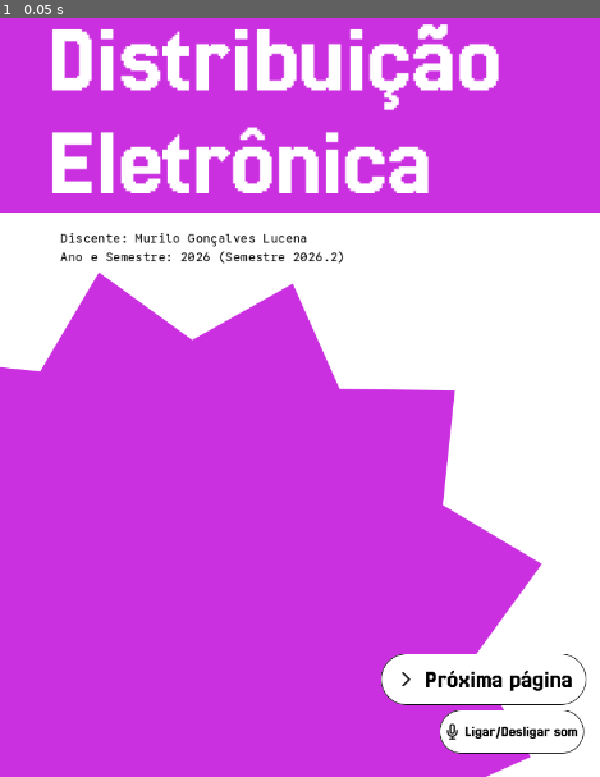
Above: before the commit, frame 1.
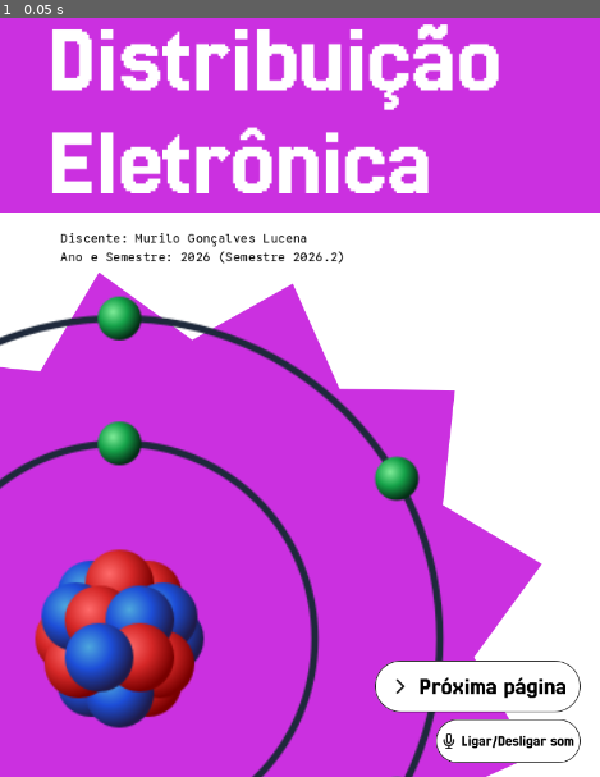
Above: after the commit, the same moment.

Repository: ilmoruuu/distribuicao-eletronica-CGSM
Game: Godot game, scene res://scenes/Capa.tscn
The game is run twice, just before and just after one commit, with the same random seed, the same clock (stepped at 60 frames per second) and the same inputs.
Inputs:
- Up to frame 1 (0.05 s): no input

The runs differ from the first frame. In frame 1, 10% of the frame differs, in the area x 0-98%, y 36-100%.

Commit message:
refactor: adição do control da capa

Diff:
--- /dev/null
+++ b/distribuicao-eletronica-cgsm/assets/components/oxigenio.svg
@@ -0,0 +1,83 @@
+<svg xmlns="http://www.w3.org/2000/svg" viewBox="0 0 500 500" width="500" height="500">
+  <defs>
+    <!-- Gradiente 3D para Prótons (Vermelho) -->
+    <radialGradient id="protonGrad" cx="35%" cy="35%" r="65%">
+      <stop offset="0%" stop-color="#ff6b6b" />
+      <stop offset="50%" stop-color="#d62828" />
+      <stop offset="100%" stop-color="#780000" />
+    </radialGradient>
+
+    <!-- Gradiente 3D para Nêutrons (Azul) -->
+    <radialGradient id="neutronGrad" cx="35%" cy="35%" r="65%">
+      <stop offset="0%" stop-color="#4ea8de" />
+      <stop offset="50%" stop-color="#1d4ed8" />
+      <stop offset="100%" stop-color="#1e1b4b" />
+    </radialGradient>
+
+    <!-- Gradiente 3D para Elétrons (Verde) -->
+    <radialGradient id="electronGrad" cx="35%" cy="35%" r="65%">
+      <stop offset="0%" stop-color="#80ed99" />
+      <stop offset="50%" stop-color="#16a34a" />
+      <stop offset="100%" stop-color="#052e16" />
+    </radialGradient>
+
+    <!-- Sombra suave para dar profundidade -->
+    <filter id="dropShadow" x="-20%" y="-20%" width="140%" height="140%">
+      <feDropShadow dx="1" dy="2" stdDeviation="2" flood-color="#000000" flood-opacity="0.35" />
+    </filter>
+  </defs>
+
+  <!-- Eletrosfera (Órbitas) -->
+  <g fill="none" stroke="#1e293b" stroke-width="4.5">
+    <!-- Camada K (Interna) -->
+    <circle cx="250" cy="250" r="125" />
+    <!-- Camada L (Externa) -->
+    <circle cx="250" cy="250" r="205" />
+  </g>
+
+  <!-- Núcleo (16 nucleons: 8 prótons vermelhos e 8 nêutrons azuis agrupados) -->
+  <g filter="url(#dropShadow)">
+    <!-- Camada posterior do núcleo -->
+    <circle cx="232" cy="222" r="22" fill="url(#neutronGrad)" />
+    <circle cx="268" cy="222" r="22" fill="url(#protonGrad)" />
+    <circle cx="282" cy="250" r="22" fill="url(#neutronGrad)" />
+    <circle cx="268" cy="278" r="22" fill="url(#protonGrad)" />
+    <circle cx="232" cy="278" r="22" fill="url(#neutronGrad)" />
+    <circle cx="218" cy="250" r="22" fill="url(#protonGrad)" />
+
+    <!-- Camada intermediária do núcleo -->
+    <circle cx="250" cy="215" r="22" fill="url(#protonGrad)" />
+    <circle cx="278" cy="236" r="22" fill="url(#neutronGrad)" />
+    <circle cx="276" cy="266" r="22" fill="url(#protonGrad)" />
+    <circle cx="250" cy="285" r="22" fill="url(#neutronGrad)" />
+    <circle cx="224" cy="266" r="22" fill="url(#protonGrad)" />
+    <circle cx="222" cy="236" r="22" fill="url(#neutronGrad)" />
+
+    <!-- Camada frontal do núcleo -->
+    <circle cx="237" cy="238" r="22" fill="url(#protonGrad)" />
+    <circle cx="263" cy="238" r="22" fill="url(#neutronGrad)" />
+    <circle cx="263" cy="262" r="22" fill="url(#protonGrad)" />
+    <circle cx="237" cy="262" r="22" fill="url(#neutronGrad)" />
+  </g>
+
+  <!-- Elétrons (8 esferas verdes) -->
+  <g filter="url(#dropShadow)">
+    <!-- 2 Elétrons da camada interna (r = 125) -->
+    <circle cx="250" cy="125" r="14" fill="url(#electronGrad)" />
+    <circle cx="250" cy="375" r="14" fill="url(#electronGrad)" />
+
+    <!-- 6 Elétrons da camada externa (r = 205) -->
+    <!-- Topo (270°) -->
+    <circle cx="250" cy="45" r="14" fill="url(#electronGrad)" />
+    <!-- Superior Direito (330°) -->
+    <circle cx="427.5" cy="147.5" r="14" fill="url(#electronGrad)" />
+    <!-- Inferior Direito (30°) -->
+    <circle cx="427.5" cy="352.5" r="14" fill="url(#electronGrad)" />
+    <!-- Base (90°) -->
+    <circle cx="250" cy="455" r="14" fill="url(#electronGrad)" />
+    <!-- Inferior Esquerdo (150°) -->
+    <circle cx="72.5" cy="352.5" r="14" fill="url(#electronGrad)" />
+    <!-- Superior Esquerdo (210°) -->
+    <circle cx="72.5" cy="147.5" r="14" fill="url(#electronGrad)" />
+  </g>
+</svg>
--- a/distribuicao-eletronica-cgsm/scenes/Capa.tscn
+++ b/distribuicao-eletronica-cgsm/scenes/Capa.tscn
@@ -4,6 +4,7 @@
 [ext_resource type="FontFile" uid="uid://b64b1xyj42ae2" path="res://assets/fonts/GoogleSansCode-VariableFont_MONO,wght.ttf" id="2_1nmu5"]
 [ext_resource type="Texture2D" uid="uid://d15gw8yd5b8tr" path="res://assets/components/Jagged Semi-Circle.svg" id="3_le1s3"]
 [ext_resource type="Texture2D" uid="uid://dw50yk4mqxhjg" path="res://assets/buttons/Botão Avançar.svg" id="4_2ufw1"]
+[ext_resource type="Texture2D" uid="uid://dlr4cwp6f77fe" path="res://assets/components/oxigenio.svg" id="4_ws7c4"]
 [ext_resource type="Texture2D" uid="uid://b8db1pute5s0" path="res://assets/buttons/Desativa som.svg" id="5_djvjx"]
 
 [sub_resource type="LabelSettings" id="LabelSettings_0hx70"]
@@ -47,14 +48,35 @@
 Ano e Semestre: 2026 (Semestre 2026.2)"
 label_settings = SubResource("LabelSettings_qf8oh")
 
-[node name="Sprite2D" type="Sprite2D" parent="." unique_id=2044932172]
+[node name="Sprite2D" type="Sprite2D" parent="Node2D2" unique_id=2044932172]
 position = Vector2(347, 701)
 texture = ExtResource("3_le1s3")
 
-[node name="Sprite2D2" type="Sprite2D" parent="." unique_id=2000484288]
-position = Vector2(620, 900)
-texture = ExtResource("4_2ufw1")
+[node name="Sprite2D4" type="Sprite2D" parent="Node2D2" unique_id=1650363852]
+position = Vector2(153, 847)
+scale = Vector2(2, 2)
+texture = ExtResource("4_ws7c4")
 
-[node name="Sprite2D3" type="Sprite2D" parent="." unique_id=1169649605]
-position = Vector2(656, 967)
-texture = ExtResource("5_djvjx")
+[node name="Control" type="Control" parent="." unique_id=1825621398]
+layout_mode = 3
+anchors_preset = 0
+offset_right = 40.0
+offset_bottom = 40.0
+
+[node name="Button" type="Button" parent="Control" unique_id=500729123]
+layout_mode = 0
+offset_left = 476.0
+offset_top = 871.0
+offset_right = 749.0
+offset_bottom = 947.0
+icon = ExtResource("4_2ufw1")
+flat = true
+
+[node name="Button2" type="Button" parent="Control" unique_id=1379926148]
+layout_mode = 0
+offset_left = 554.0
+offset_top = 946.0
+offset_right = 749.0
+offset_bottom = 1012.0
+icon = ExtResource("5_djvjx")
+flat = true
Not shown, added: distribuicao-eletronica-cgsm/assets/components/oxigenio.svg.import
